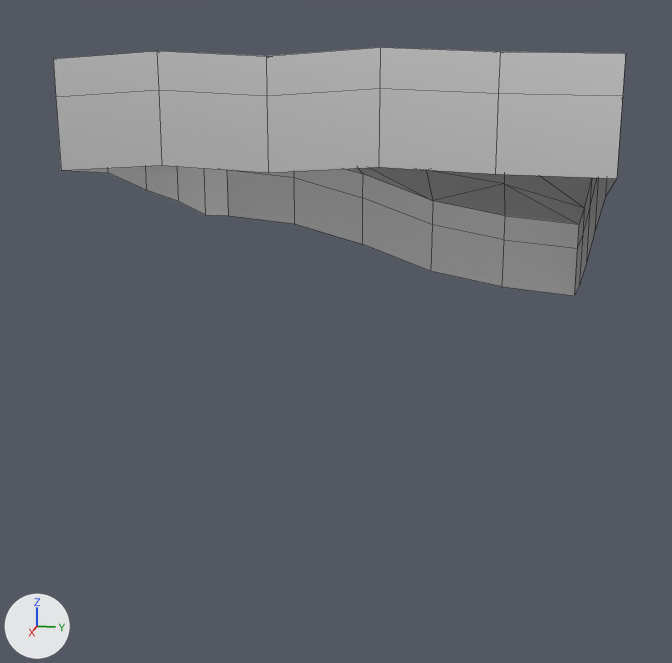
The FBX model ZombieSurvival/Assets/polyperfect/Low Poly Ultimate Pack/T/- Meshes_T/Terrains_T/Worlds_T/SteepSlope4.fbx as it was, and as the next commit left it.
The view is the same before and after, from a camera (50 mm lens) standing at (63.9, 10.5, 9.7) and looking at (-0.1, -2.3, -6.3). The axes (+X, +Y, +Z) are drawn at lower left. The lights are the same throughout. Mesh edges are drawn as thin lines. Where no turn or scale is listed for an object, it has been applied to the vertices.

In view in the first picture: 'SteepSlope4'.
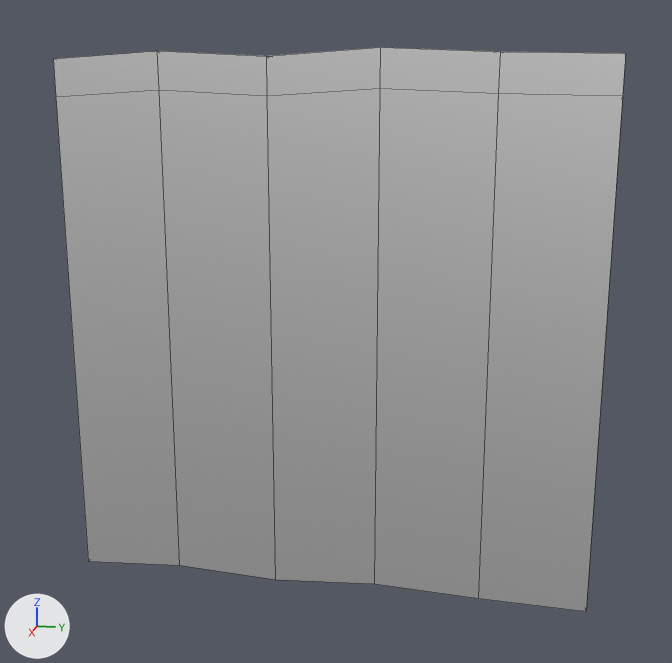
Pixel boxes (x1, y1, x2, y2) of what changed, in the pictures (672 x 663 px; the box of a moved part takes in the faces that stretch with it):
'SteepSlope4', reshaped (126% taller)
    before: (53, 47, 626, 296)
    after: (53, 47, 626, 611)
part 1 of me_terrain_world_slope3_005, moved or reshaped
    before: (58, 107, 617, 296)
    after: (58, 107, 617, 611)

Patch to the scene script:
```diff
--- a/ZombieSurvival/Assets/polyperfect/Low Poly Ultimate Pack/T/- Meshes_T/Terrains_T/Worlds_T/SteepSlope4.fbx.py
+++ b/ZombieSurvival/Assets/polyperfect/Low Poly Ultimate Pack/T/- Meshes_T/Terrains_T/Worlds_T/SteepSlope4.fbx.py
@@ me_terrain_world_slope3_005 @@
 # used by ob_steepslope4; location = (0.0, 0.0, 6.0)
-me_terrain_world_slope3_005.from_pydata(...)  # 76 vertices, 90 faces; spans x -15.0..15.0, y -15.0..15.0, z -12.0..6.4
+me_terrain_world_slope3_005.from_pydata(...)  # 76 vertices, 90 faces; spans x -15.0..15.0, y -15.0..15.0, z -36.0..6.4
+# me_terrain_world_slope3_005 part 1: 20 of the vertices in x -15.0..15.0, y -15.0..15.0, z -12.0..0.4 are moved by (0.0, 0.0, -24.0)
 me_terrain_world_slope3_005.materials.append(mat_lowpoly_colors_006)
```
